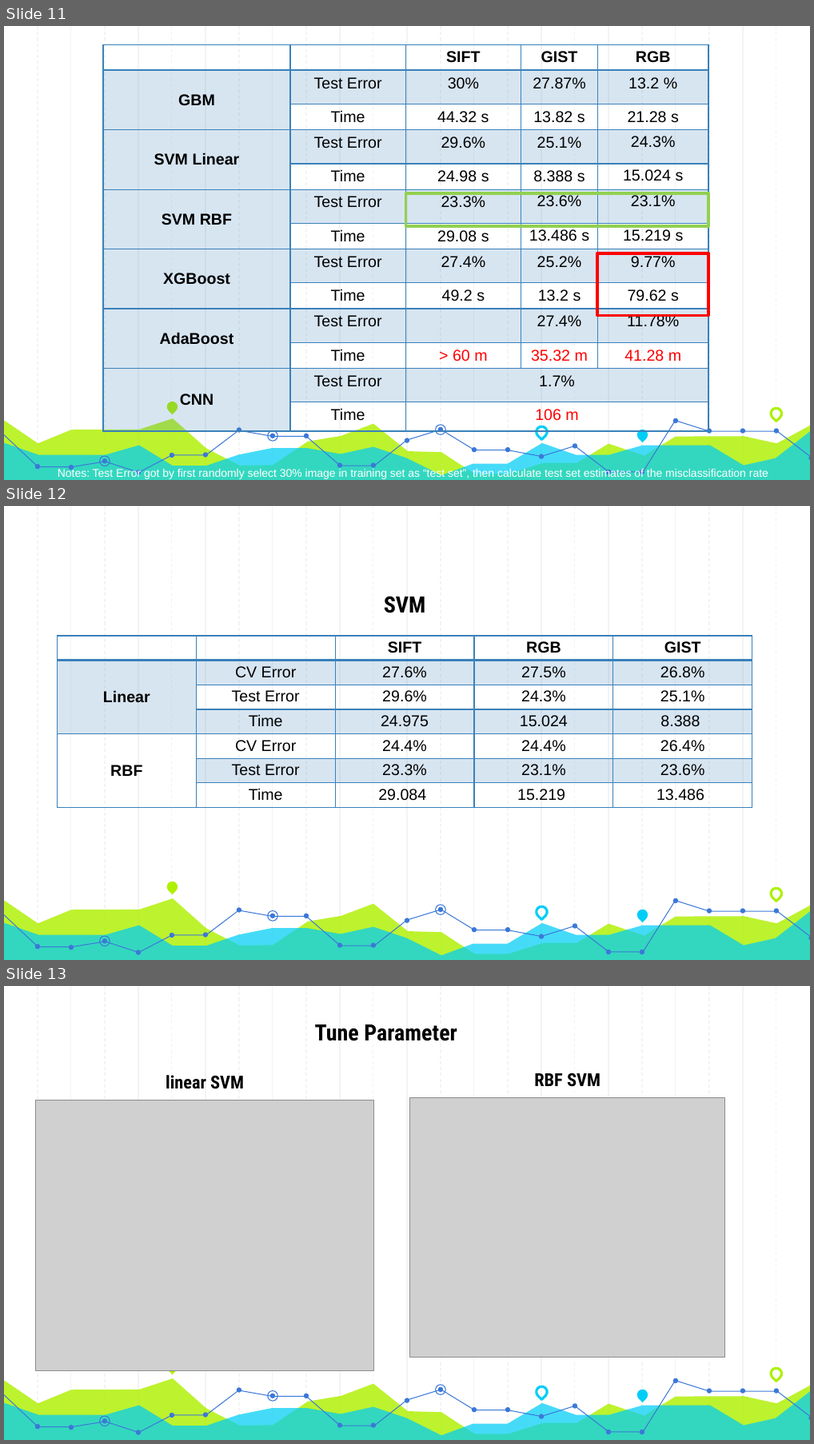
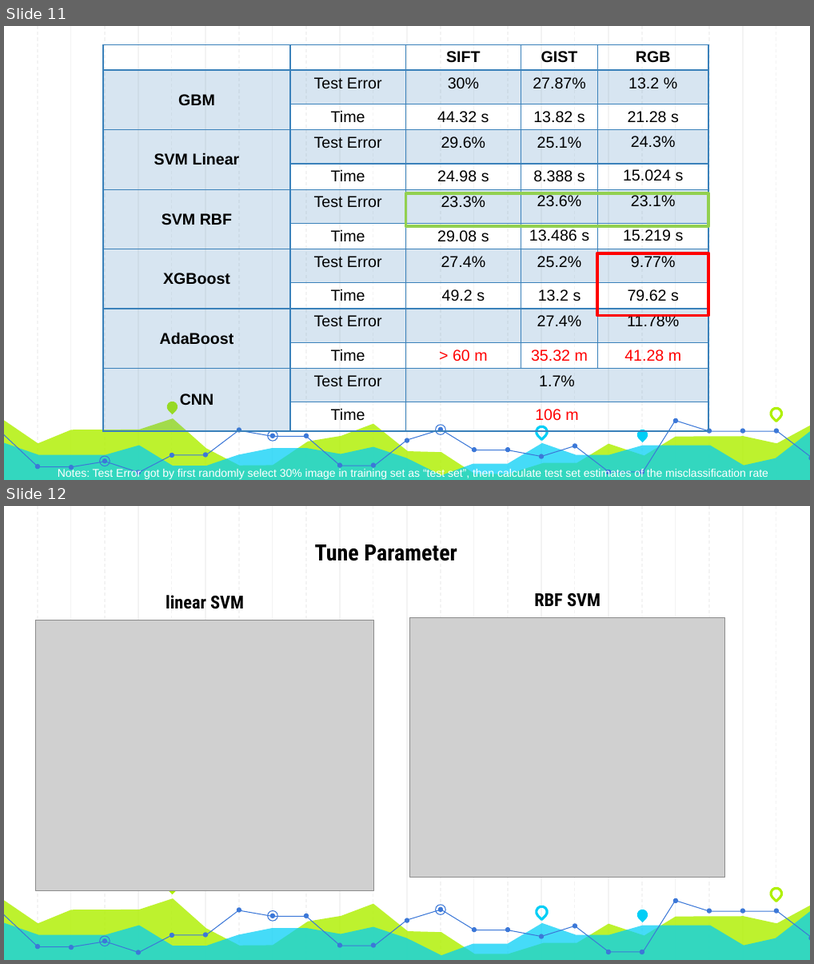
Before and after one commit to JingyiWang3/Predictive-Analytics-on-Image-Data, a slide deck: doc/Group9_Presentation.pptx. Shown one above the other, each under a label of ours: slides 11, 12 and 13 before the commit, slides 11 and 12 after it. The pictures are 814x1444 and 814x964 pixels, drawn with LibreOffice and Linux fonts; fonts in the diff are those of the drawing; grey boxes stand for pictures. Boxes give left, top, right and bottom in pixels: in the first picture for what was removed or moved away, otherwise in the second. Text is boxed around its words. In the diff, an @@ line names an element or a change of style, - is before the commit and + after.

```diff
--- a/doc/Group9_Presentation.pptx
+++ b/doc/Group9_Presentation.pptx
@@ slide 12 removed at (x1=4, y1=506, x2=810, y2=960), background #FFFFFF; not listed: 59 template elements that a slide beside it also shows @@
@@ title removed at (x1=384, y1=596, x2=426, y2=613) @@
-SVM
@@ table removed at (x1=58, y1=636, x2=754, y2=810), 7 rows, 5 columns @@
- |  | SIFT | RGB | GIST
-Linear | CV Error | 27.6% | 27.5% | 26.8%
- | Test Error | 29.6% | 24.3% | 25.1%
- | Time | 24.975 | 15.024 | 8.388
-RBF | CV Error | 24.4% | 24.4% | 26.4%
- | Test Error | 23.3% | 23.1% | 23.6%
- | Time | 29.084 | 15.219 | 13.486
@@ what was slide 13 is now slide 12 @@
```
Also in this commit, not shown: 4 slides changed.
